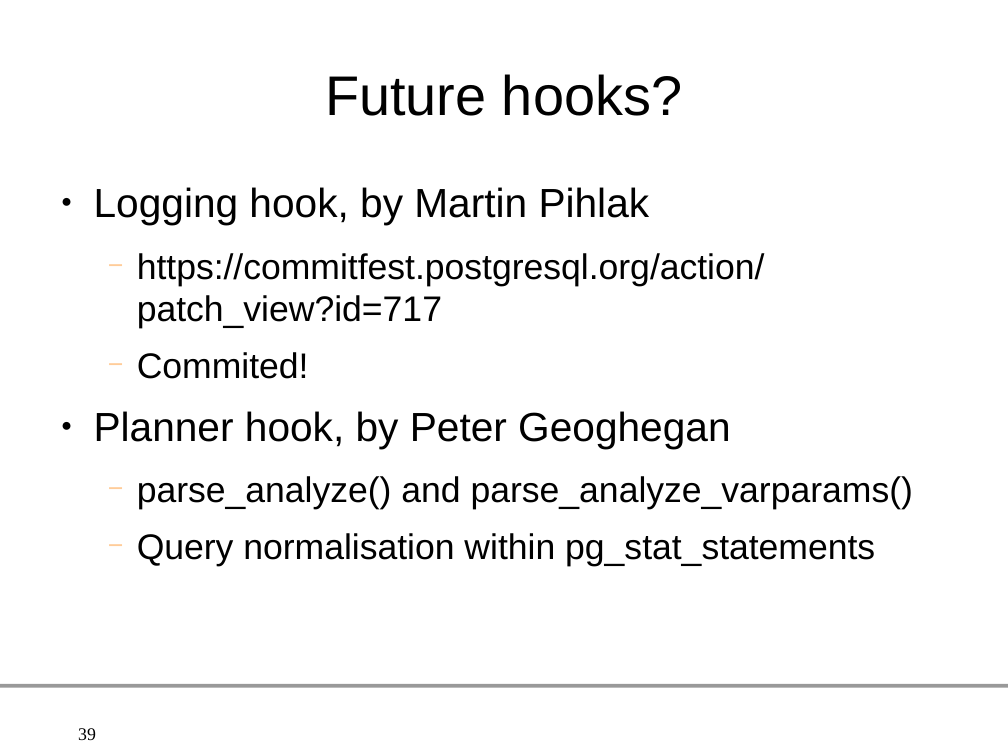
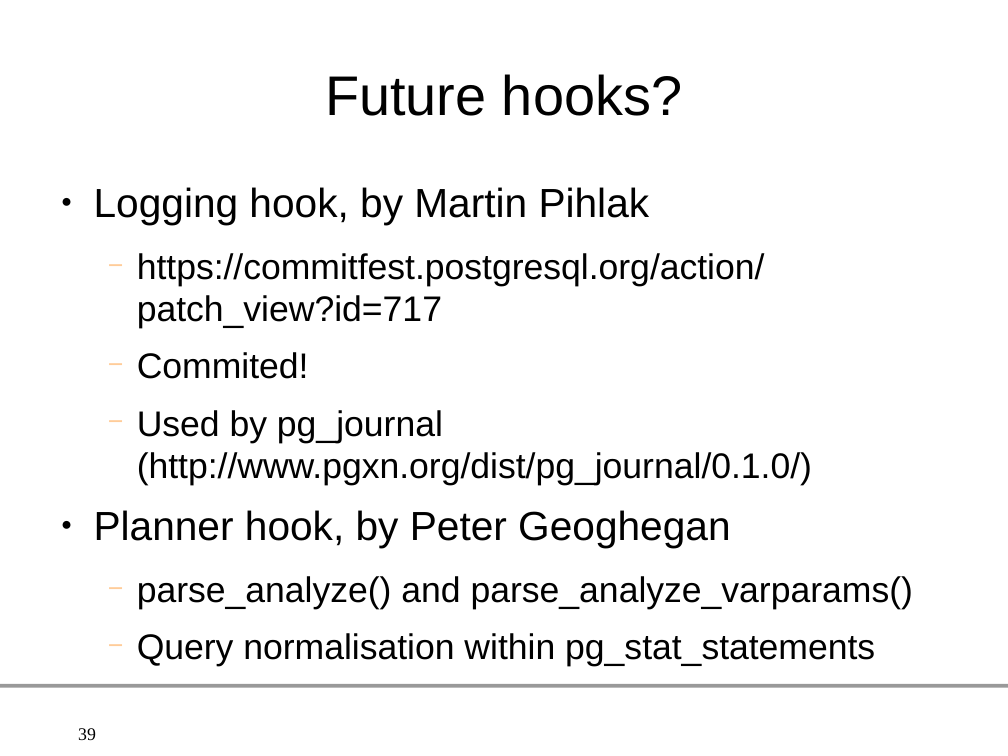
Before and after one commit to gleu/Hooks-in-PostgreSQL, a slide deck: slide 39 of hooks_in_postgresql.odp. Drawn at 1008x756 pixels with LibreOffice and Linux fonts; fonts in the diff are those of the drawing; background and template pictures are left out. Boxes give left, top, right and bottom in pixels: in the first picture for what was removed or moved away, otherwise in the second. Text is boxed around its words. In the diff, an @@ line names an element or a change of style, - is before the commit and + after.

Commit message:
pg_journal uses the logging hook

```diff
--- a/hooks_in_postgresql.odp
+++ b/hooks_in_postgresql.odp
@@ text at (137, 410, 812, 486): paragraph added @@
+  − Used by pg_journal (http://www.pgxn.org/dist/pg_journal/0.1.0/)
```
